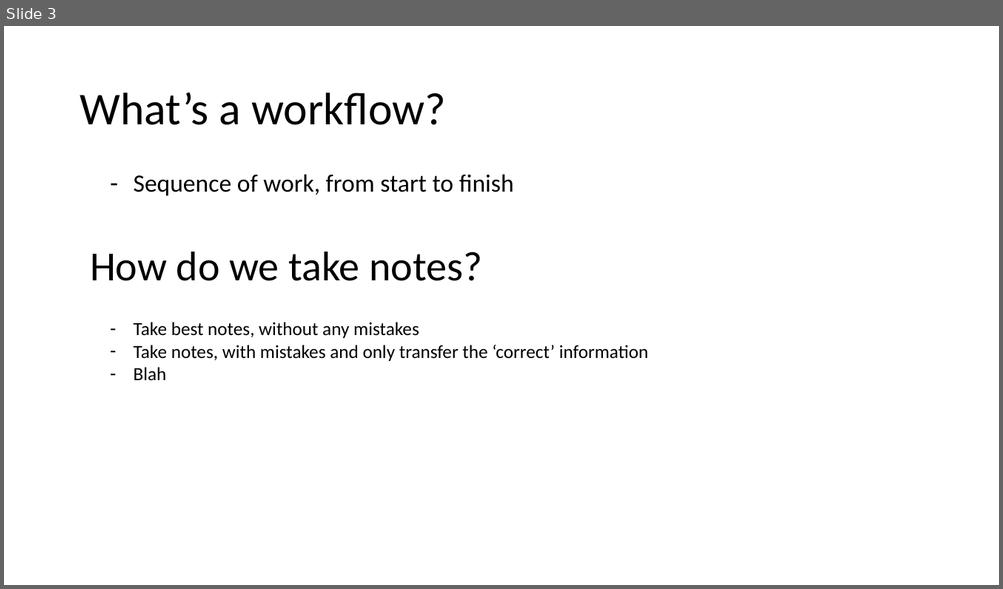
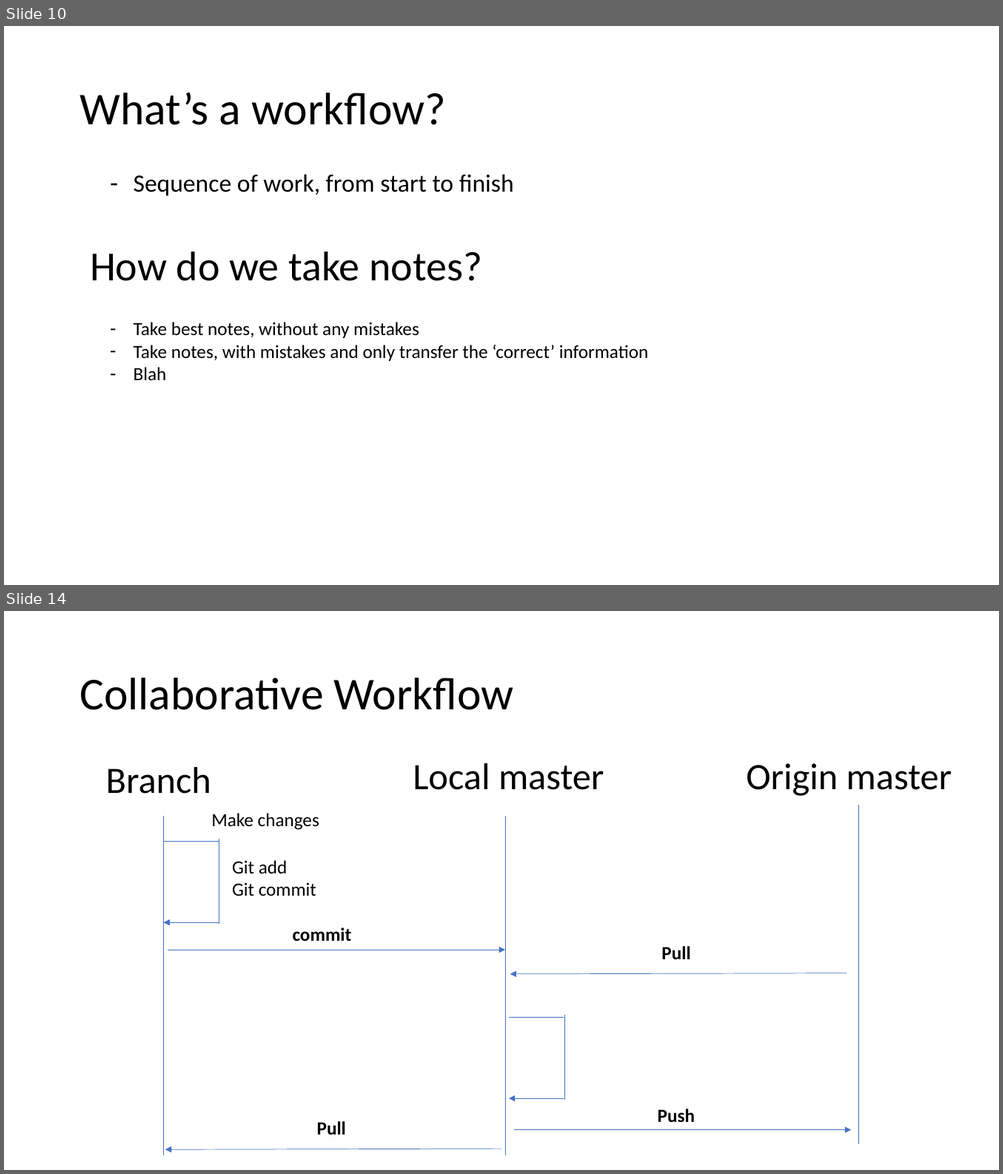
Before and after one commit to jwrauch/git-group-meeting-presentation, a slide deck: learn-to-git.pptx. Shown one above the other, each under a label of ours: slide 3 before the commit, slides 10 and 14 after it; the slides between them are not shown. The pictures are 1003x589 and 1003x1174 pixels, drawn with LibreOffice and Linux fonts; fonts in the diff are those of the drawing. Boxes give left, top, right and bottom in pixels: in the first picture for what was removed or moved away, otherwise in the second. Text is boxed around its words. In the diff, an @@ line names an element or a change of style, - is before the commit and + after.

```diff
--- a/learn-to-git.pptx
+++ b/learn-to-git.pptx
@@ slide 14 added at [4,611,999,1170], background #FFFFFF @@
@@ title added at [79,678,514,710], 44 pt, text #000000 @@
+Collaborative Workflow
@@ text added at [412,763,603,790], 36 pt, text #000000 @@
+Local master
@@ text added at [745,763,951,796], 36 pt, text #000000 @@
+Origin master
@@ text added at [106,767,211,794], 36 pt, text #000000 @@
+Branch
@@ line added from (859, 805) to (859, 1145), #4472C4 0.5 pt @@
@@ line added from (164, 816) to (164, 1156), #4472C4 0.5 pt @@
@@ text added at [211,813,319,830], 18 pt, text #000000 @@
+Make changes
@@ line added from (506, 816) to (506, 1156), #4472C4 0.5 pt @@
@@ line added from (164, 842) to (219, 842), #4472C4 0.5 pt @@
@@ line added from (219, 839) to (219, 924), #4472C4 0.5 pt @@
@@ text added at [232,860,316,896], 18 pt, text #000000 @@
+Git add
+Git commit
@@ arrow added from (219, 923) to (164, 923), #4472C4 0.5 pt @@
@@ text added at [293,928,352,942], 18 pt, text #000000, bold @@
+commit
@@ arrow added from (168, 950) to (506, 950), #4472C4 0.5 pt @@
@@ text added at [661,946,690,960], 18 pt, text #000000, bold @@
+Pull
@@ arrow added from (846, 974) to (510, 974), #4472C4 0.5 pt @@
@@ line added from (509, 1017) to (563, 1017), #4472C4 0.5 pt @@
@@ line added from (564, 1014) to (564, 1100), #4472C4 0.5 pt @@
@@ arrow added from (563, 1099) to (509, 1099), #4472C4 0.5 pt @@
@@ text added at [657,1109,694,1123], 18 pt, text #000000, bold @@
+Push
@@ text added at [317,1122,346,1136], 18 pt, text #000000, bold @@
+Pull
@@ arrow added from (514, 1130) to (851, 1130), #4472C4 0.5 pt @@
@@ arrow added from (502, 1149) to (165, 1150), #4472C4 0.5 pt @@
@@ what was slide 3 is now slide 10 @@
```
Also in this commit, not shown: 3 slides changed, 5 other slides added, 1 slide removed.
